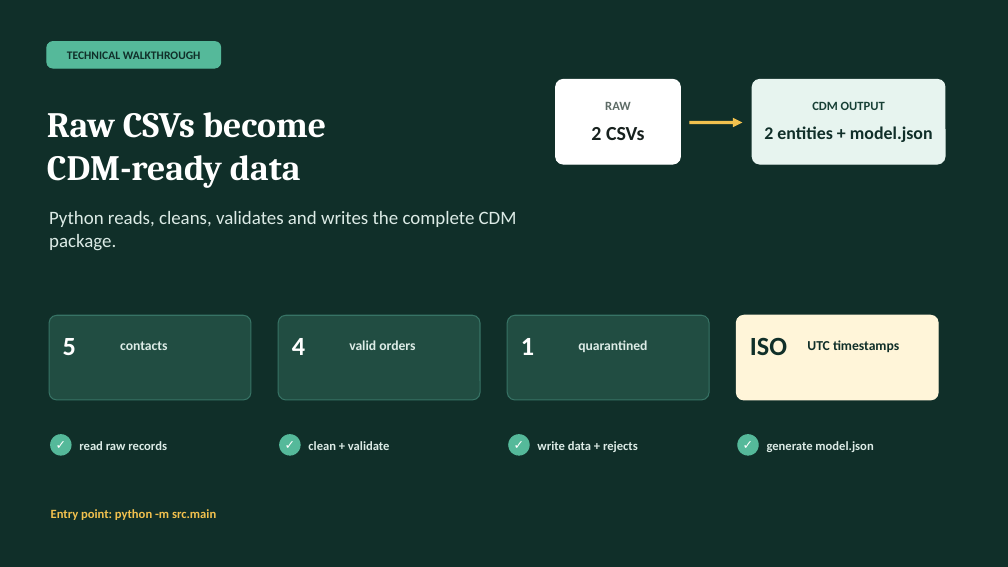
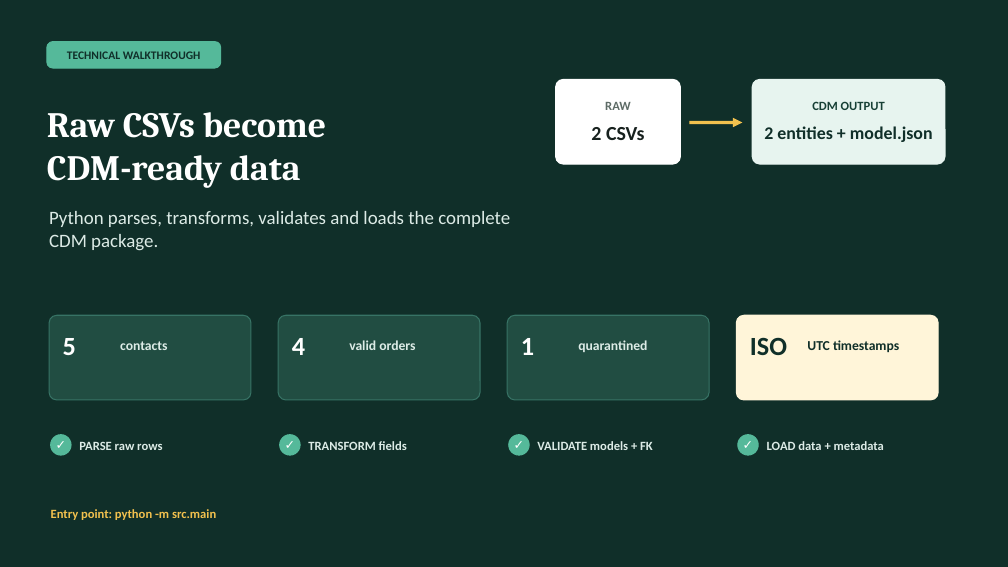
Before and after one commit to ghostkernel-core/cdm-pipeline, a slide deck: slide 1 of docs/CDM-pipeline-technical-walkthrough.pptx. Drawn at 1008x567 pixels with LibreOffice and Linux fonts; fonts in the diff are those of the drawing. Boxes give left, top, right and bottom in pixels: in the first picture for what was removed or moved away, otherwise in the second. Text is boxed around its words. In the diff, an @@ line names an element or a change of style, - is before the commit and + after.

```diff
--- a/docs/CDM-pipeline-technical-walkthrough.pptx
+++ b/docs/CDM-pipeline-technical-walkthrough.pptx
@@ text at (49, 211, 510, 251): text changed @@
-Python reads, cleans, validates and writes the complete CDM package.
+Python parses, transforms, validates and loads the complete CDM package.
@@ text at (79, 442, 162, 450): text changed @@
-read raw records
+PARSE raw rows
@@ text at (308, 441, 407, 450): text changed @@
-clean + validate
+TRANSFORM fields
@@ text at (537, 441, 653, 450): text changed @@
-write data + rejects
+VALIDATE models + FK
@@ text at (767, 441, 884, 450): text changed @@
-generate model.json
+LOAD data + metadata
```
Also in this commit, not shown: 1 other slide changed, 1 other file.
